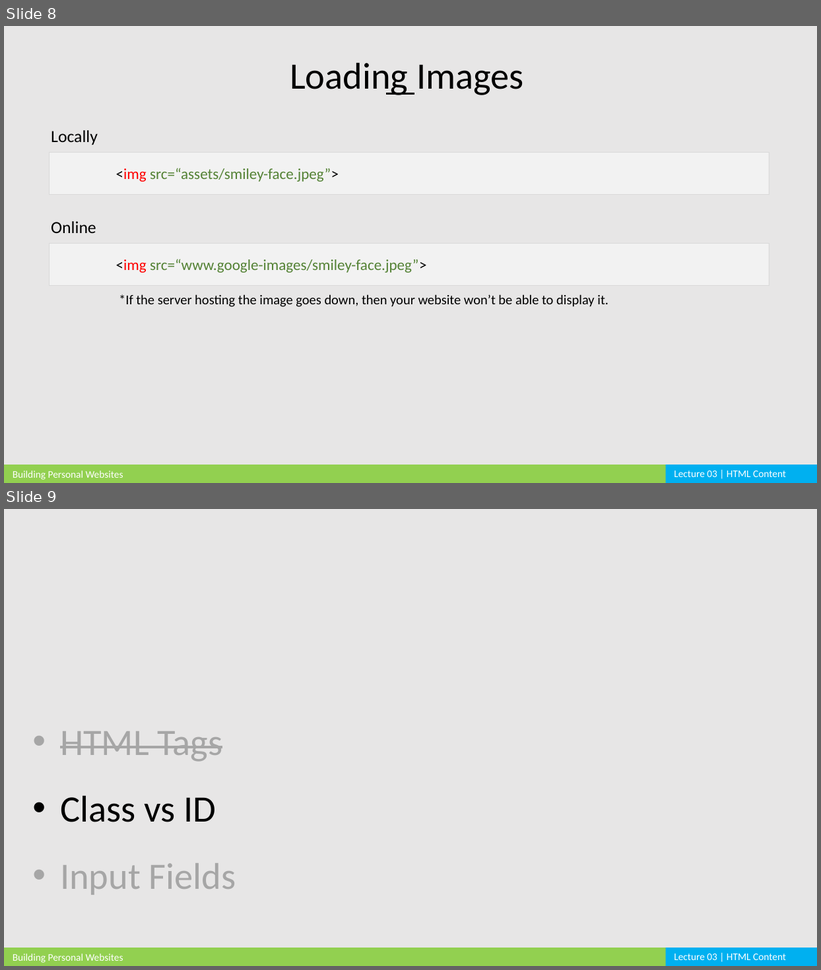
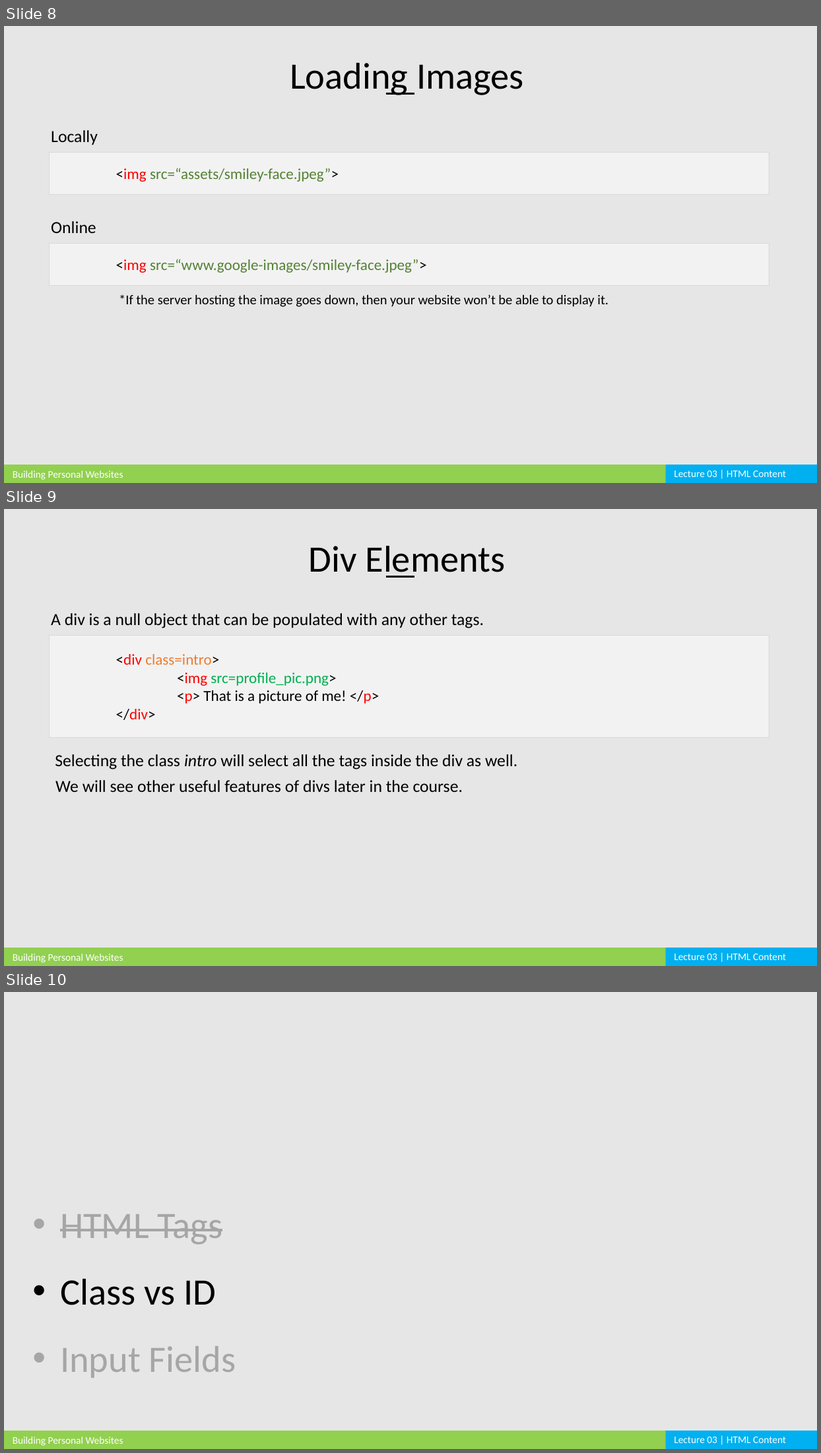
Before and after one commit to cardadfar/stuco_webdev_website, a slide deck: assets/lectures/BPW_Lecture_03.pptx. Shown one above the other, each under a label of ours: slides 8 and 9 before the commit, slides 8, 9 and 10 after it. The pictures are 821x970 and 821x1453 pixels, drawn with LibreOffice and Linux fonts; fonts in the diff are those of the drawing. Boxes give left, top, right and bottom in pixels: in the first picture for what was removed or moved away, otherwise in the second. Text is boxed around its words. In the diff, an @@ line names an element or a change of style, - is before the commit and + after.

```diff
--- a/assets/lectures/BPW_Lecture_03.pptx
+++ b/assets/lectures/BPW_Lecture_03.pptx
@@ slide 9 added at (4, 509, 817, 966), background #E7E6E6 @@
@@ text added at (309, 545, 506, 578), 44 pt, text #000000 @@
+Div Elements
@@ line added from (386, 577) to (415, 577), #000000 2.25 pt @@
@@ text added at (51, 613, 484, 628), 20 pt, text #000000 @@
+A div is a null object that can be populated with any other tags.
@@ rectangle added at (49, 635, 769, 738), fill #F2F2F2, outline #D9D9D9 0.25 pt, 18 pt, text #000000 @@
+<div class=intro>
+<img src=profile_pic.png>
+<p> That is a picture of me! </p>
+</div>
@@ text added at (55, 755, 517, 770), 20 pt, text #000000 @@
+Selecting the class intro will select all the tags inside the div as well.
@@ text added at (55, 780, 463, 792), 20 pt, text #000000 @@
+We will see other useful features of divs later in the course.
@@ rectangle added at (4, 948, 669, 966), fill #92D050 @@
@@ text added at (13, 954, 123, 963), 12 pt, text #FFFFFF @@
+Building Personal Websites
@@ rectangle added at (666, 948, 817, 966), fill #00B0F0 @@
@@ text added at (674, 954, 786, 960), 12 pt, text #FFFFFF @@
+Lecture 03 | HTML Content
@@ what was slide 9 is now slide 10 @@
```
Also in this commit, not shown: 1 slide changed, 1 other slide added, 11 other files.
